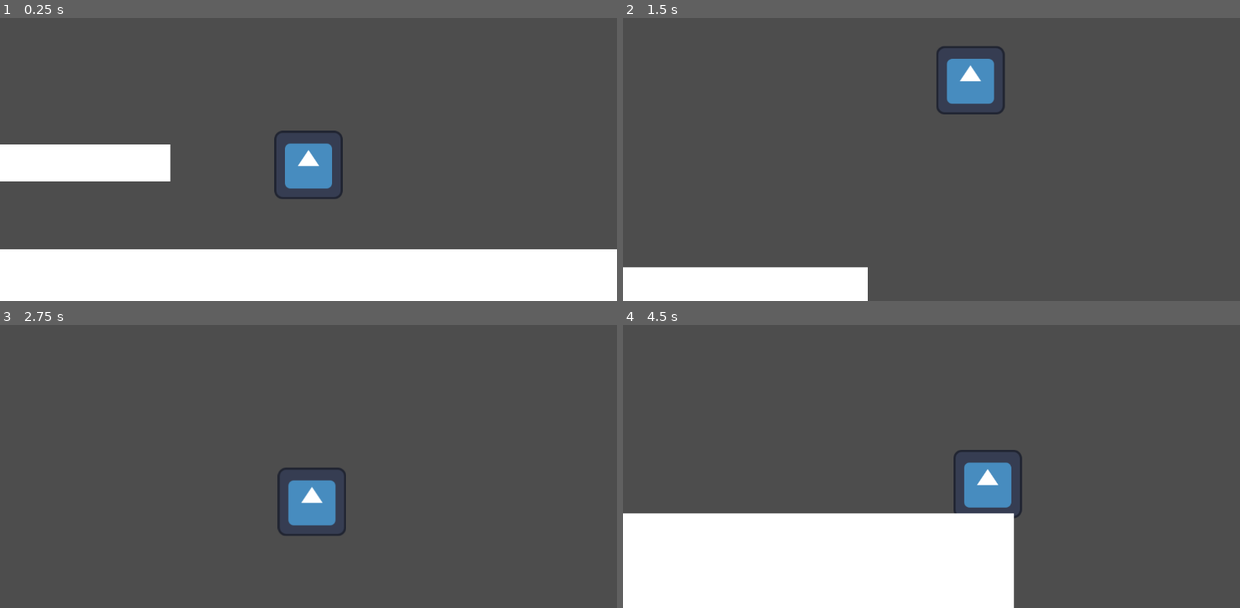
Above: before the commit, frames 1-4 (two rows, left to right).
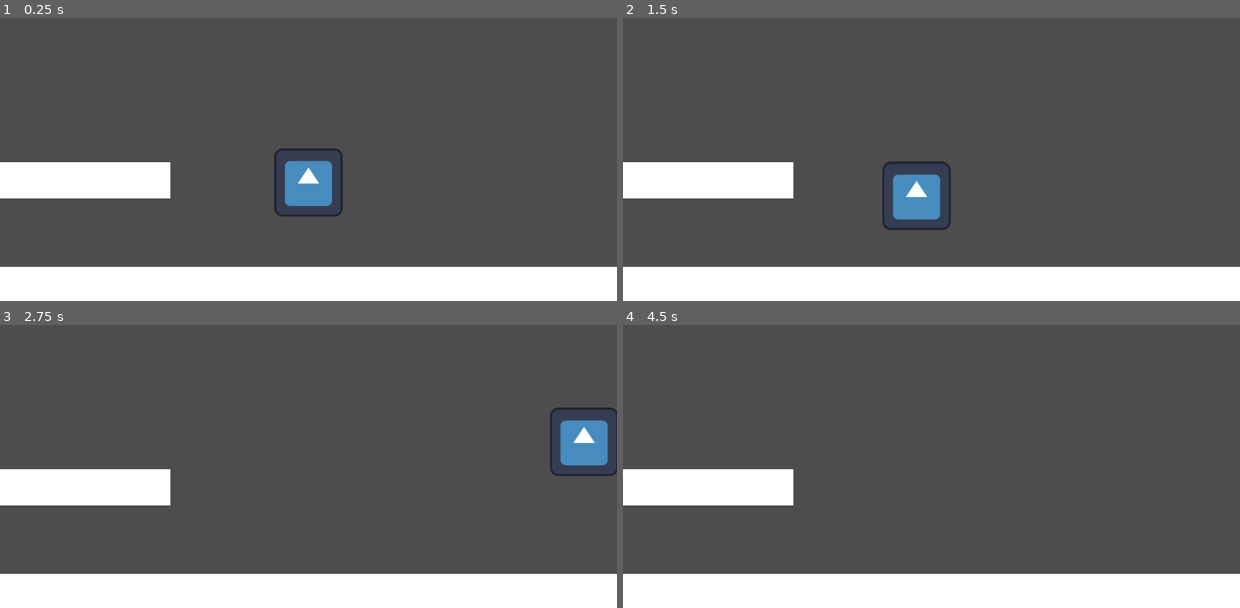
Above: after the commit, the same moments.

Repository: TathyaBarot2808/Godot_Game
Game: Godot game, scene res://scenes/scene_1.tscn
Same seed, same stepped clock (60 frames per second), same inputs: the game is played once before the commit and once after it. The engine's default icon, where the game draws it, is replaced by a stand-in: a white triangle on a blue panel in a dark square.
Inputs (mouse positions are in pixels of both pictures, inside the frame that each line leads up to):
- Up to frame 1 (0.25 s): no input
- Up to frame 2 (1.5 s): move the mouse to (1067, 111) at 0.52 s; hold D (move_right) from 0.53 s (still down); right-click (1067, 111) at 0.6 s; tap Space (jump) at 0.77, 0.8, 1.07, 1.35 s; move the mouse to (808, 145) at 1.27 s
- Up to frame 3 (2.75 s): tap Space (jump) at 1.52, 1.82, 2.3 s; right-click (185, 452) at 1.55 s; move the mouse to (370, 358) at 2.02 s; release D (move_right) at 2.03 s; hold A (move_left) from 2.03 s (still down); right-click (370, 358) at 2.1 s
- Up to frame 4 (4.5 s): move the mouse to (900, 503) at 2.77 s; release A (move_left) at 2.78 s; hold D (move_right) 2.78-4.28 s; right-click (900, 503) at 2.85 s; tap Space (jump) at 3.02, 3.32, 3.6, 3.77, 4.07 s; move the mouse to (1116, 486) at 3.52 s; move the mouse to (746, 381) at 4.27 s; hold A (move_left) from 4.28 s (still down); right-click (746, 381) at 4.35 s

The runs differ from the first frame. In frame 1, 11% of the frame differs, in the area x 0-100%, y 39-89%; in frame 2, 14%; in frame 3, 19%; in frame 4, 23%, in the area x 0-100%, y 44-100%.

Commit message:
Add momentum conservation after recoil and acceleration-based movement

Diff:
--- a/scenes/scene_1.tscn
+++ b/scenes/scene_1.tscn
@@ -15,10 +15,10 @@
 MAX_FALL_SPEED = 1600.0
 FALL_GRAVITY_MULTIPLIER = 3.0
 RECOIL_SPEED = 700.0
-RECOIL_DURATION = 0.6
 
 [node name="Camera2D" type="Camera2D" parent="Player" unique_id=1415058490]
 position_smoothing_enabled = true
+position_smoothing_speed = 0.0
 
 [node name="StaticBody2D" type="StaticBody2D" parent="." unique_id=190886717]
 position = Vector2(6, 268)
--- a/scripts/player_move.gd
+++ b/scripts/player_move.gd
@@ -3,6 +3,10 @@
 @export_group("Movement")
 @export var SPEED: float = 600.0
 @export var JUMP_VELOCITY: float = -1000.0
+@export var ACCELERATION: float = 3000.0
+@export var DECELERATION: float = 2500.0
+@export var AIR_ACCELERATION: float = 1800.0
+@export var AIR_DECELERATION: float = 800.0
 
 @export_group("Advanced Jump Mechanics")
 @export var BASE_GRAVITY_MULTIPLIER: float = 1.5
@@ -23,10 +27,12 @@
 @export_group("Shotgun Recoil")
 @export var RECOIL_SPEED: float = 1500.0
 @export var RECOIL_DURATION: float = 0.2
+@export var RECOIL_GRAVITY_RECOVERY: float = 0.15
 
 var jump_buffer_timer: float = 0.0
 var coyote_timer: float = 0.0
 var recoil_timer: float = 0.0
+var recoil_recovery_timer: float = 0.0
 
 @onready var left_raycast: RayCast2D = $RayCastLeft
 @onready var right_raycast: RayCast2D = $RayCastRight
@@ -44,13 +50,19 @@
 
 	if recoil_timer > 0:
 		recoil_timer -= delta
+		# When recoil just ended, start the gravity recovery ramp
+		if recoil_timer <= 0:
+			recoil_recovery_timer = RECOIL_GRAVITY_RECOVERY
+
+	if recoil_recovery_timer > 0:
+		recoil_recovery_timer -= delta
 
 	var current_gravity := get_gravity() * BASE_GRAVITY_MULTIPLIER
 	var current_speed := SPEED
 
 	if not is_on_floor():
 		if recoil_timer <= 0:
-			# Only apply gravity and jump mechanics when NOT in recoil
+			# Only apply gravity and jump mechanics when NOT in active recoil
 			if Input.is_action_just_released("jump") and velocity.y < 0:
 				velocity.y *= VARIABLE_JUMP_MULTIPLIER
 
@@ -60,8 +72,13 @@
 			elif velocity.y > 0:
 				current_gravity *= FALL_GRAVITY_MULTIPLIER
 
+			# Ramp gravity back gradually after recoil ends
+			if recoil_recovery_timer > 0:
+				var recovery_factor := 1.0 - (recoil_recovery_timer / RECOIL_GRAVITY_RECOVERY)
+				current_gravity *= recovery_factor
+
 			velocity += current_gravity * delta
-		# During recoil: no gravity applied, let the full impulse carry the player
+		# During active recoil: no gravity applied, full impulse carries the player
 
 		if velocity.y > MAX_FALL_SPEED:
 			velocity.y = MAX_FALL_SPEED
@@ -78,6 +95,7 @@
 
 		velocity = recoil_dir * RECOIL_SPEED
 		recoil_timer = RECOIL_DURATION
+		recoil_recovery_timer = 0.0
 
 	if jump_buffer_timer > 0 and coyote_timer > 0:
 		velocity.y = JUMP_VELOCITY
@@ -85,23 +103,16 @@
 		coyote_timer = 0.0
 
 	var direction := Input.get_axis("move_left", "move_right")
+	var on_ground := is_on_floor()
 
 	if recoil_timer <= 0:
 		if direction:
 			var target_speed := direction * current_speed
-			# If faster than normal speed, gently decelerate to standard speed
-			if abs(velocity.x) > current_speed and sign(velocity.x) == sign(direction):
-				velocity.x = move_toward(velocity.x, target_speed, current_speed * 1.5 * delta)
-			else:
-				# Normal snappy acceleration
-				velocity.x = move_toward(velocity.x, target_speed, current_speed * 10.0 * delta)
+			var accel := ACCELERATION if on_ground else AIR_ACCELERATION
+			velocity.x = move_toward(velocity.x, target_speed, accel * delta)
 		else:
-			if abs(velocity.x) > current_speed:
-				# Smooth deceleration if sliding from recoil
-				velocity.x = move_toward(velocity.x, 0, current_speed * 1.5 * delta)
-			else:
-				# Snappy stop if walking normally
-				velocity.x = move_toward(velocity.x, 0, current_speed * 10.0 * delta)
+			var decel := DECELERATION if on_ground else AIR_DECELERATION
+			velocity.x = move_toward(velocity.x, 0, decel * delta)
 
 	move_and_slide()
 
